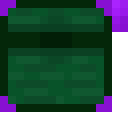
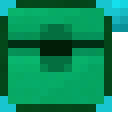
Revision of a layered w=128, h=128 image; what changed, layer by layer:
showed "Corners 2" over [0, 0, 112, 112]
hid "Corners 0" over [0, 0, 112, 112]
showed "Lid 2", painted on it over [40, 0, 128, 64]
hid "Lid 0", painted on it over [40, 0, 128, 64]
added layer "Lid Shadow" above "Lid Edge" over [40, 24, 72, 72]
renamed "Lid Back" to "Lid Edge", painted on it over [8, 24, 104, 56]
painted on "Base" over [0, 0, 112, 112]
